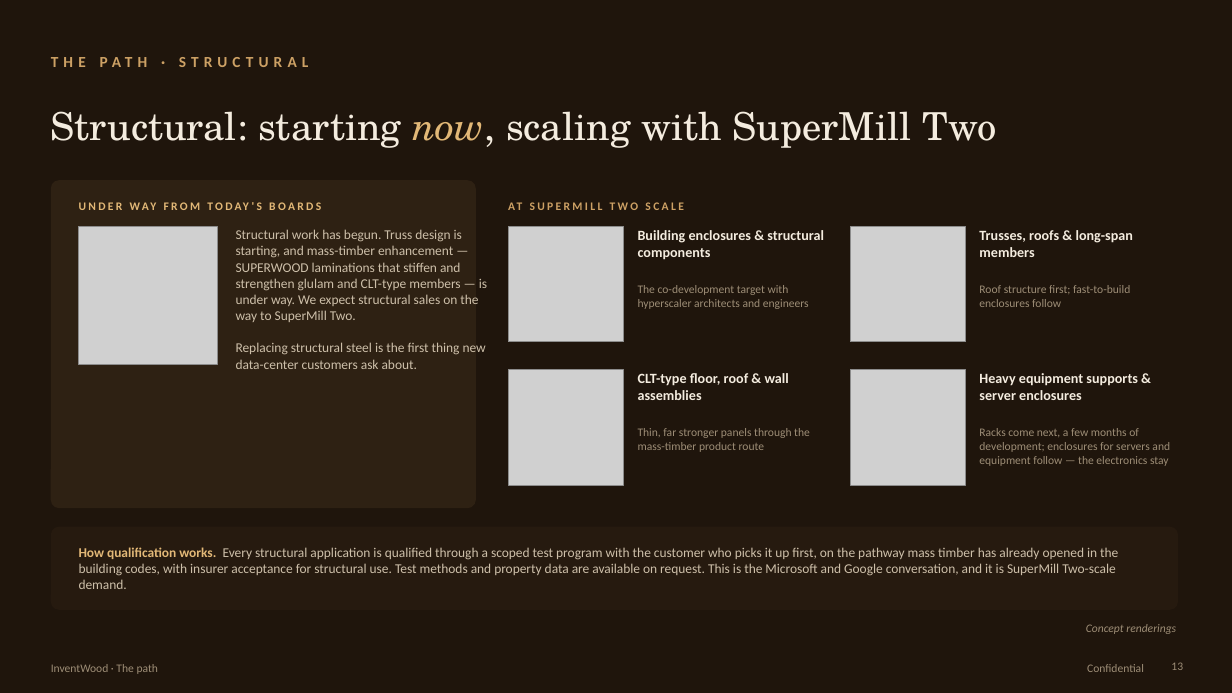
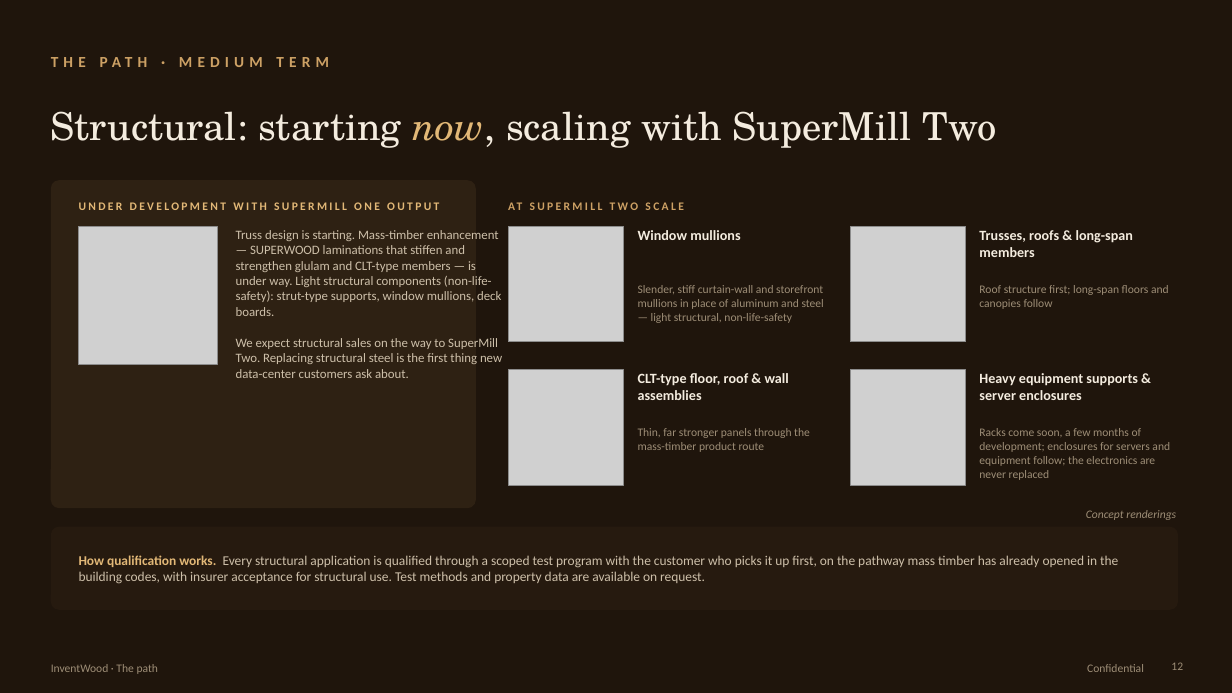
Before and after one commit to alau-hi/decks, a slide deck: slide 12 of superwood-datacenter-investor/SUPERWOOD-for-Data-Centers-Companion.pptx (slide 13 before the commit). Drawn at 1232x693 pixels with LibreOffice and Linux fonts; fonts in the diff are those of the drawing; grey boxes stand for pictures. Boxes give left, top, right and bottom in pixels: in the first picture for what was removed or moved away, otherwise in the second. Text is boxed around its words. In the diff, an @@ line names an element or a change of style, - is before the commit and + after.

```diff
--- a/superwood-datacenter-investor/SUPERWOOD-for-Data-Centers-Companion.pptx
+++ b/superwood-datacenter-investor/SUPERWOOD-for-Data-Centers-Companion.pptx
@@ text at [51,46,790,76]: text changed @@
-THE PATH · STRUCTURAL
+THE PATH · MEDIUM TERM
@@ text at [79,202,439,210]: text changed @@
-UNDER WAY FROM TODAY'S BOARDS
+UNDER DEVELOPMENT WITH SUPERMILL ONE OUTPUT
@@ text at [236,230,502,378]: text changed; size 10.5 to 10 pt @@
-Structural work has begun. Truss design is starting, and mass-timber enhancement — SUPERWOOD laminations that stiffen and strengthen glulam and CLT-type members — is under way. We expect structural sales on the way to SuperMill Two.
-Replacing structural steel is the first thing new data-center customers ask about.
+Truss design is starting. Mass-timber enhancement — SUPERWOOD laminations that stiffen and strengthen glulam and CLT-type members — is under way. Light structural components (non-life-safety): strut-type supports, window mullions, deck boards.
+We expect structural sales on the way to SuperMill Two. Replacing structural steel is the first thing new data-center customers ask about.
@@ text at [638,230,740,240]: text changed @@
-Building enclosures & structural components
+Window mullions
@@ text at [638,285,824,323]: text changed @@
-The co-development target with hyperscaler architects and engineers
+Slender, stiff curtain-wall and storefront mullions in place of aluminum and steel — light structural, non-life-safety
@@ text at [979,285,1169,309]: text changed @@
-Roof structure first; fast-to-build enclosures follow
+Roof structure first; long-span floors and canopies follow
@@ text at [979,428,1170,480]: text changed @@
-Racks come next, a few months of development; enclosures for servers and equipment follow — the electronics stay
+Racks come soon, a few months of development; enclosures for servers and equipment follow; the electronics are never replaced
@@ text "Concept renderings": place and size @@
-text "Concept renderings" at [1086,624,1176,634]
+text "Concept renderings" at [1086,510,1176,520]
@@ text at [79,555,1118,584]: text changed @@
-How qualification works. Every structural application is qualified through a scoped test program with the customer who picks it up first, on the pathway mass timber has already opened in the building codes, with insurer acceptance for structural use. Test methods and property data are available on request. This is the Microsoft and Google conversation, and it is SuperMill Two-scale demand.
+How qualification works. Every structural application is qualified through a scoped test program with the customer who picks it up first, on the pathway mass timber has already opened in the building codes, with insurer acceptance for structural use. Test methods and property data are available on request.
```
Also in this commit, not shown: 17 other slides changed, 2 slides added, 3 slides removed, 13 other files.
